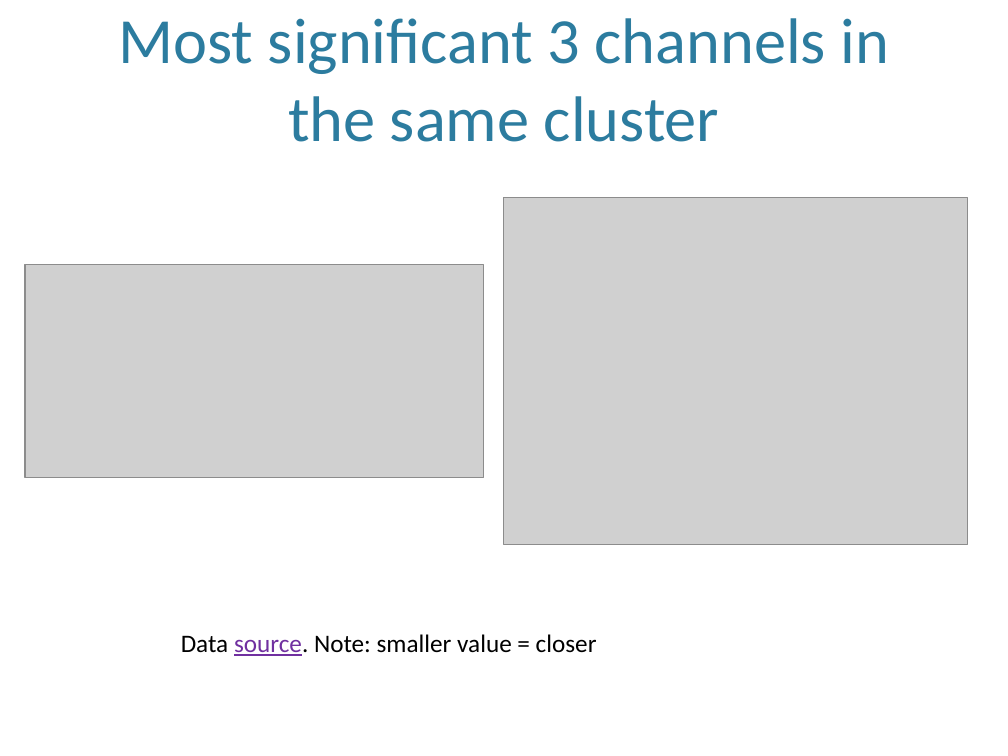
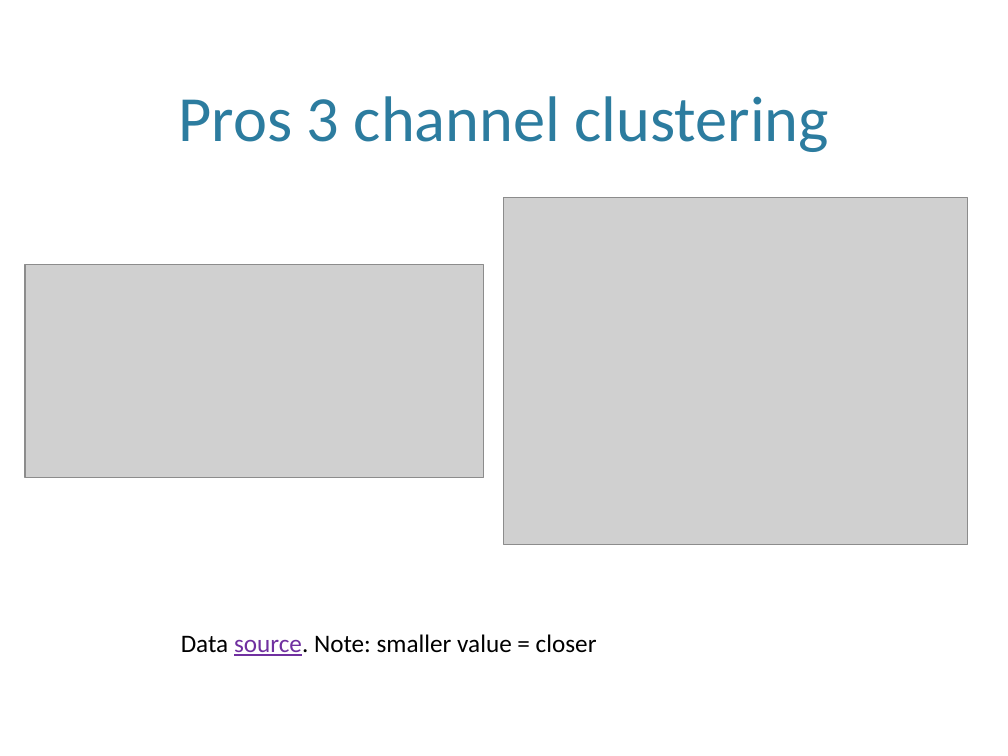
Before and after one commit to leolincoln/athelets, a slide deck: slide 7 of Texts/Atheletes_clustering.pptx (slide 9 before the commit). Drawn at 1008x756 pixels with LibreOffice and Linux fonts; fonts in the diff are those of the drawing; grey boxes stand for pictures; background and template pictures are left out. Boxes give left, top, right and bottom in pixels: in the first picture for what was removed or moved away, otherwise in the second. Text is boxed around its words. In the diff, an @@ line names an element or a change of style, - is before the commit and + after.

```diff
--- a/Texts/Atheletes_clustering.pptx
+++ b/Texts/Atheletes_clustering.pptx
@@ title at [179, 96, 829, 152]: text changed @@
-Most significant 3 channels in the same cluster
+Pros 3 channel clustering
```
Also in this commit, not shown: 9 other slides changed, 1 slide added, 6 slides removed, 9 other files.
